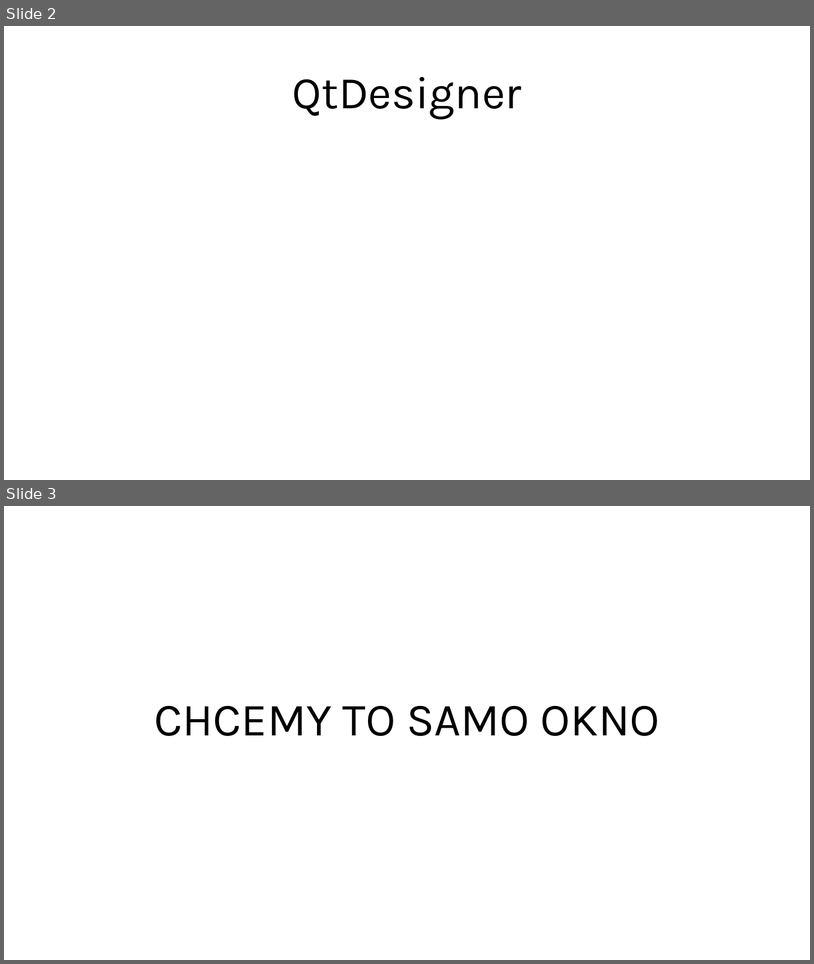
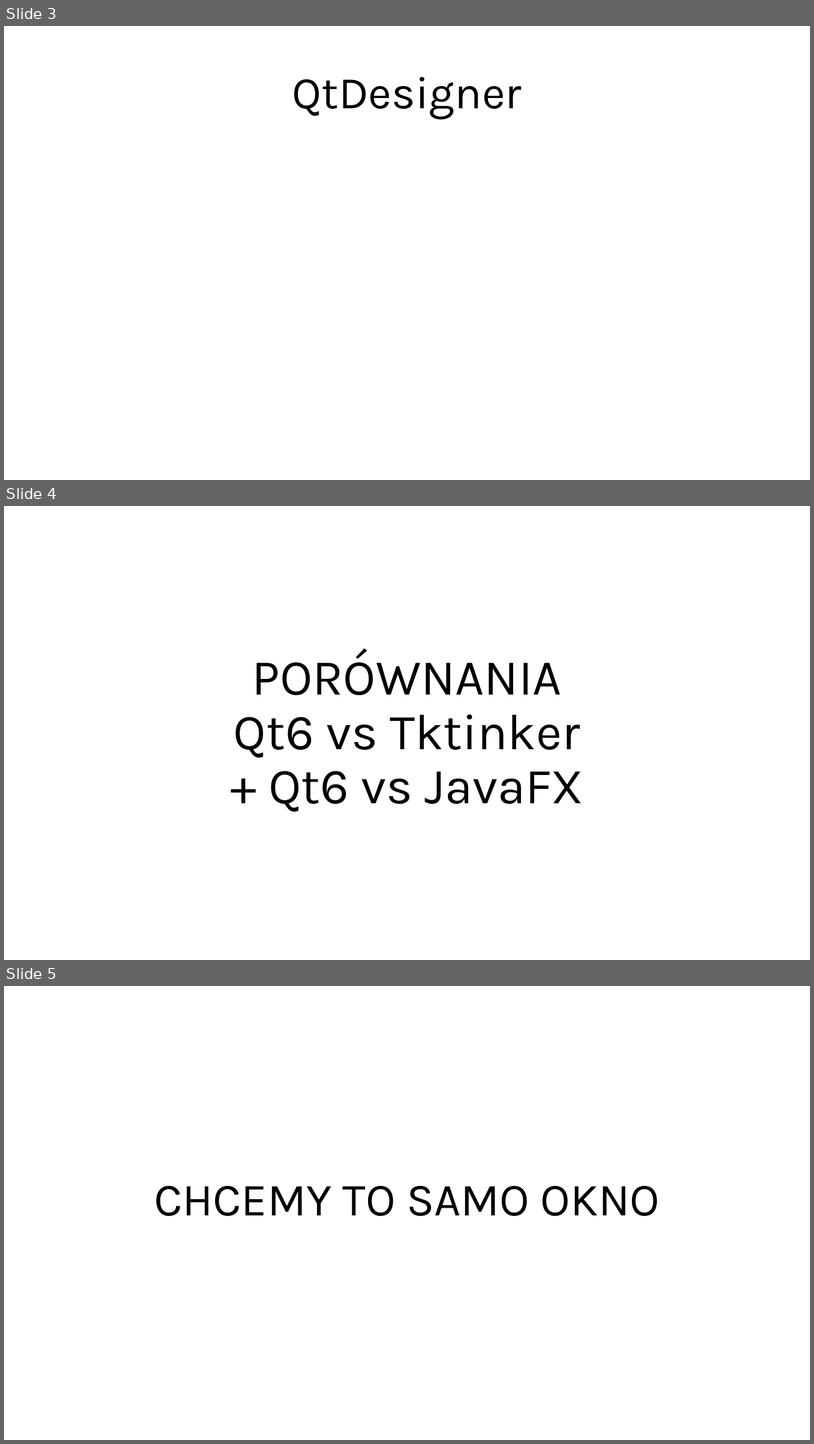
Before and after one commit to Spren3/jpwp, a slide deck: jpwp.pptx. Shown one above the other, each under a label of ours: slides 2 and 3 before the commit, slides 3, 4 and 5 after it. The pictures are 814x964 and 814x1444 pixels, drawn with LibreOffice and Linux fonts; fonts in the diff are those of the drawing. Boxes give left, top, right and bottom in pixels: in the first picture for what was removed or moved away, otherwise in the second. Text is boxed around its words. In the diff, an @@ line names an element or a change of style, - is before the commit and + after.

```diff
--- a/jpwp.pptx
+++ b/jpwp.pptx
@@ slide 4 added at [4,506,810,960], background #FFFFFF @@
@@ title added at [234,649,584,811], 60 pt, text #000000 @@
+PORÓWNANIA
+Qt6 vs Tktinker
++ Qt6 vs JavaFX
@@ what was slide 2 is now slide 3 @@
@@ what was slide 3 is now slide 5 @@
```
Also in this commit, not shown: 3 other slides added, 1 slide removed.
